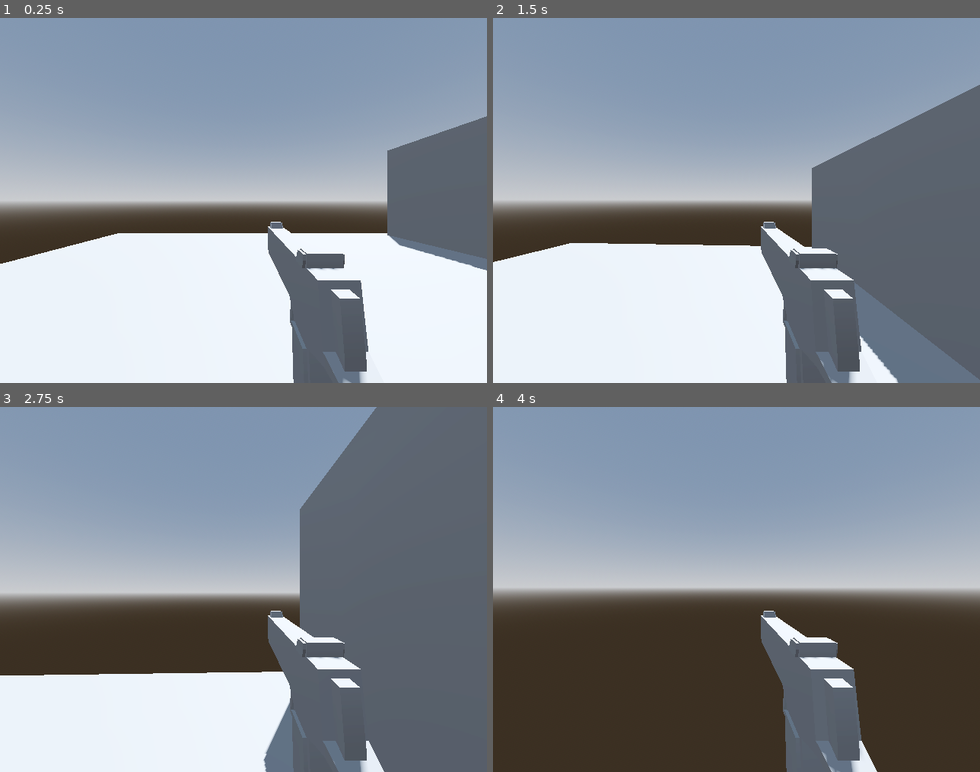
Above: before the commit, frames 1-4 (two rows, left to right).
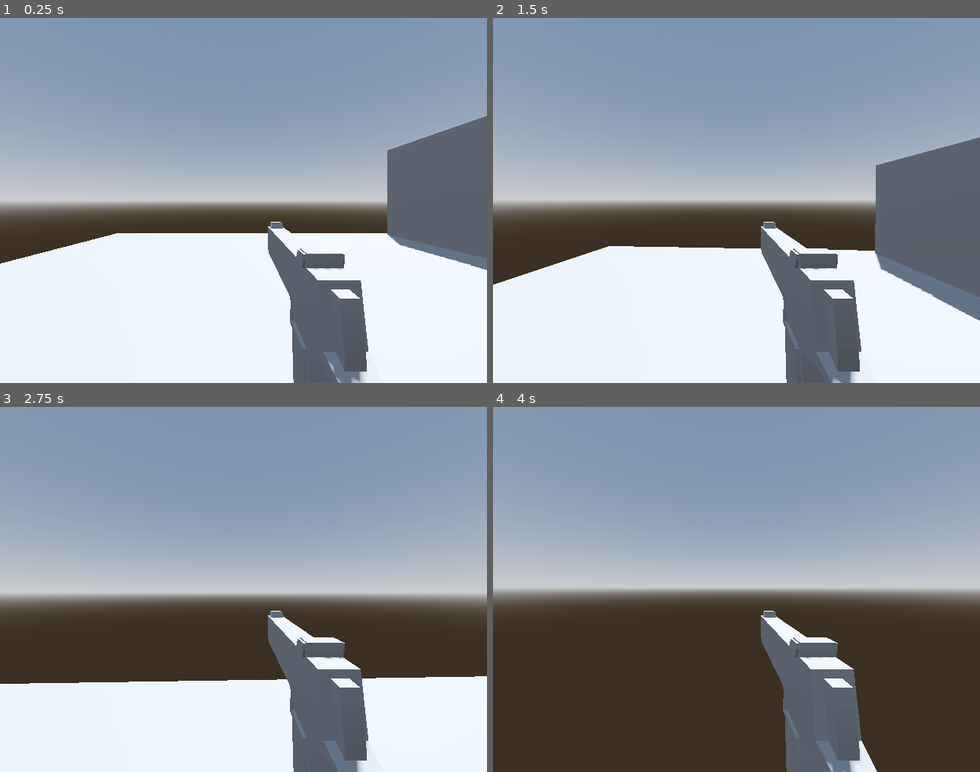
Above: after the commit, the same moments.

Repository: yespeeps/the-great-escape
Game: Godot game, scene res://scenes/main.tscn
Two runs of this game, one before a commit and one after it. Both use one fixed random seed, a clock stepped at 60 frames per second and the inputs below.
Inputs (mouse positions are in pixels of both pictures, inside the frame that each line leads up to):
- Up to frame 1 (0.25 s): no input
- Up to frame 2 (1.5 s): tap Enter at 0.5 s; move the mouse to (843, 182) at 0.52 s; hold D (input_right) 0.53-1.28 s; hold Ctrl (crouch) 0.53-1.28 s; click (843, 182) at 0.67 s; tap Space (jump) at 0.77, 1.07 s; tap Shift (sprint) at 0.8, 1.35 s; move the mouse to (712, 200) at 1.27 s; hold W (input_forward) from 1.28 s (still down)
- Up to frame 3 (2.75 s): keep holding W (input_forward); tap Space (jump) at 1.52, 1.55, 1.82 s; move the mouse to (253, 582) at 2.02 s; hold Space (jump) from 2.03 s (still down); tap Ctrl (crouch) at 2.3 s
- Up to frame 4 (4 s): keep holding W (input_forward); move the mouse to (731, 596) at 2.77 s; release Space (jump) at 2.78 s; tap Ctrl (crouch) at 2.85 s; tap Space (jump) at 3.02, 3.32 s; tap Shift (sprint) at 3.05 s; move the mouse to (775, 593) at 3.52 s; hold Space (jump) from 3.53 s (still down); click (775, 593) at 3.6 s

The runs differ from the first frame. In frame 1, 0.2% of the frame differs, in the area x 0-100%, y 26-100%; in frame 2, 15%; in frame 3, 33%, in the area x 0-100%, y 0-100%; in frame 4, less than 0.1%.

Commit message:
this is great

Diff:
--- a/scripts/source_controller.gd
+++ b/scripts/source_controller.gd
@@ -28,6 +28,7 @@
 # Ground movement settings
 @export var walk_speed := 7
 @export var sprint_speed := 8.5
+@export var crouch_speed := 3.5
 @export var ground_accel := 6.0
 @export var ground_decel := 3.0
 @export var ground_friction := 4.0
@@ -43,15 +44,6 @@
 var force_to_apply : Vector3
 
 var gravity = ProjectSettings.get_setting('physics/3d/default_gravity')
-
-var ray_left : PhysicsRayQueryParameters3D
-var ray_right : PhysicsRayQueryParameters3D
-var ray_down : PhysicsRayQueryParameters3D
-
-var can_wall_action := true
-var can_gravity : bool
-var wall_running : bool
-var crouching := false
 var lerp_speed := 7.0
 
 enum States {RUNNING, CROUCHING, JUMPING, FALLING, WALLRUNNING, WALLJUMPING}
@@ -62,19 +54,6 @@
 	for child : VisualInstance3D in world_model.find_children('*', 'VisualInstance3D'):
 		child.set_layer_mask_value(1, false)
 		child.set_layer_mask_value(2, true)
-
-	ray_left = PhysicsRayQueryParameters3D.new()
-	ray_right = PhysicsRayQueryParameters3D.new()
-	ray_down = PhysicsRayQueryParameters3D.new()
-
-	ray_left.collide_with_areas = true
-	ray_left.collide_with_bodies = true
-
-	ray_right.collide_with_areas = true
-	ray_right.collide_with_bodies = true
-
-	ray_down.collide_with_bodies = true
-	ray_down.collide_with_bodies = true
 
 func _unhandled_input(event: InputEvent) -> void:
 	if event is InputEventMouseMotion:
@@ -97,54 +76,12 @@
 	)
 
 func get_move_speed() -> float:
-	return sprint_speed if Input.is_action_pressed('sprint') else walk_speed
-
-func update_rays():
-	var origin = global_position
-
-	ray_left.from = origin
-	ray_left.to = origin + Vector3(-0.6, 0, 0) * global_basis
-
-	ray_right.from = origin
-	ray_right.to = origin + Vector3(0.6, 0, 0) * global_basis
-
-	ray_down.from = origin
-	ray_down.to = origin + Vector3(0, -0.6, 0) * global_basis
-
-func get_collision_x_normal():
-	var space = get_world_3d().direct_space_state
-	update_rays()
-
-	var result_left = space.intersect_ray(ray_left)
-	var result_right = space.intersect_ray(ray_right)
-
-	if result_left:
-		return result_left.normal
-	elif result_right:
-		return result_right.normal
-	return null
-
-func get_collision_x():
-	var space = get_world_3d().direct_space_state
-	update_rays()
-
-	var result_left = space.intersect_ray(ray_left)
-	var result_right = space.intersect_ray(ray_right)
-
-	if result_left:
-		return result_left
-	elif result_right:
-		return result_right
-	return null
-
-func get_collision_down():
-	var space = get_world_3d().direct_space_state
-	var result_down = space.intersect_ray(ray_down)
-
-	if result_down:
-		return result_down
+	if Input.is_action_pressed('sprint'):
+		return sprint_speed
+	elif Input.is_action_pressed('crouch'):
+		return crouch_speed
 	else:
-		return null
+		return walk_speed
 
 func _handle_air_physics(delta : float) -> void:
 	self.velocity.y -= gravity * delta
@@ -176,8 +113,11 @@
 		new_speed /= self.velocity.length()
 	self.velocity *= new_speed
 
-func _on_exit_timer_timeout() -> void:
-	can_wall_action = true
+func wall_jump() -> void:
+	self.velocity += get_last_slide_collision().get_normal() * wall_jump_side_force + self.global_transform.basis.y * wall_jump_up_force
+
+func jump():
+	self.velocity.y += jump_velocity
 
 func set_state(new_state):
 	var previous_state = current_state
@@ -186,18 +126,13 @@
 	if new_state == States.WALLRUNNING:
 		self.velocity.y /= 2
 
-	if previous_state == States.CROUCHING:
-		camera.position.y = 0
-
-	if previous_state == States.WALLRUNNING:
-		camera.rotation.z = 0
-
 	return previous_state
 
 func _physics_process(delta: float) -> void:
 	input_dir = Input.get_vector('input_left', 'input_right', 'input_back', 'input_forward').normalized()
 	wish_dir = self.global_transform.basis * Vector3(input_dir.x, 0, -input_dir.y)
 
+	## State Machine
 	match (current_state):
 		States.RUNNING:
 			if Input.is_action_pressed('jump'):
@@ -229,23 +164,38 @@
 				current_state = States.RUNNING
 
 	## Movement
-	if current_state == States.RUNNING:
+	if current_state in [States.RUNNING, States.CROUCHING]:
 		_handle_ground_physics(delta)
 	elif current_state == States.JUMPING:
-		self.velocity.y += jump_velocity
+		jump()
 	elif current_state == States.FALLING:
 		_handle_air_physics(delta)
 	elif current_state == States.WALLRUNNING:
+		_handle_wallrun_physics(delta)
+	elif current_state == States.WALLJUMPING:
+		wall_jump()
+
+	## Camera Movement
+	if current_state in [States.RUNNING, States.WALLJUMPING, States.FALLING]:
+		camera.position.y = lerp(camera.position.y, 0.0, lerp_speed * delta)
+		camera.rotation.z = lerp(camera.rotation.z, 0.0, lerp_speed * delta)
+	elif current_state == States.CROUCHING:
+		camera.rotation.z = lerp(camera.rotation.z, 0.0, lerp_speed * delta)
+		camera.position.y = lerp(camera.position.y, -0.5, lerp_speed * delta)
+	elif current_state == States.WALLRUNNING:
+		camera.position.y = lerp(camera.position.y, 0.0, lerp_speed * delta)
 		var target_pos = 0.2
 		if left.is_colliding():
 			camera.rotation.z = lerp(camera.rotation.z, -target_pos, delta * lerp_speed)
 		else:
 			camera.rotation.z = lerp(camera.rotation.z, target_pos, delta * lerp_speed)
-		_handle_wallrun_physics(delta)
-	elif current_state == States.WALLJUMPING:
-		self.velocity += get_last_slide_collision().get_normal() * wall_jump_side_force + self.global_transform.basis.y * wall_jump_up_force
-	elif current_state == States.CROUCHING:
-		camera.position.y = -0.5
-		_handle_ground_physics(delta)
+
+	## Collider Setting
+	if current_state in [States.RUNNING, States.WALLJUMPING, States.FALLING, States.WALLRUNNING, States.JUMPING]:
+		standing_collider.disabled = false
+		crouching_collider.disabled = true
+	else:
+		standing_collider.disabled = true
+		crouching_collider.disabled = false
 
 	move_and_slide()
